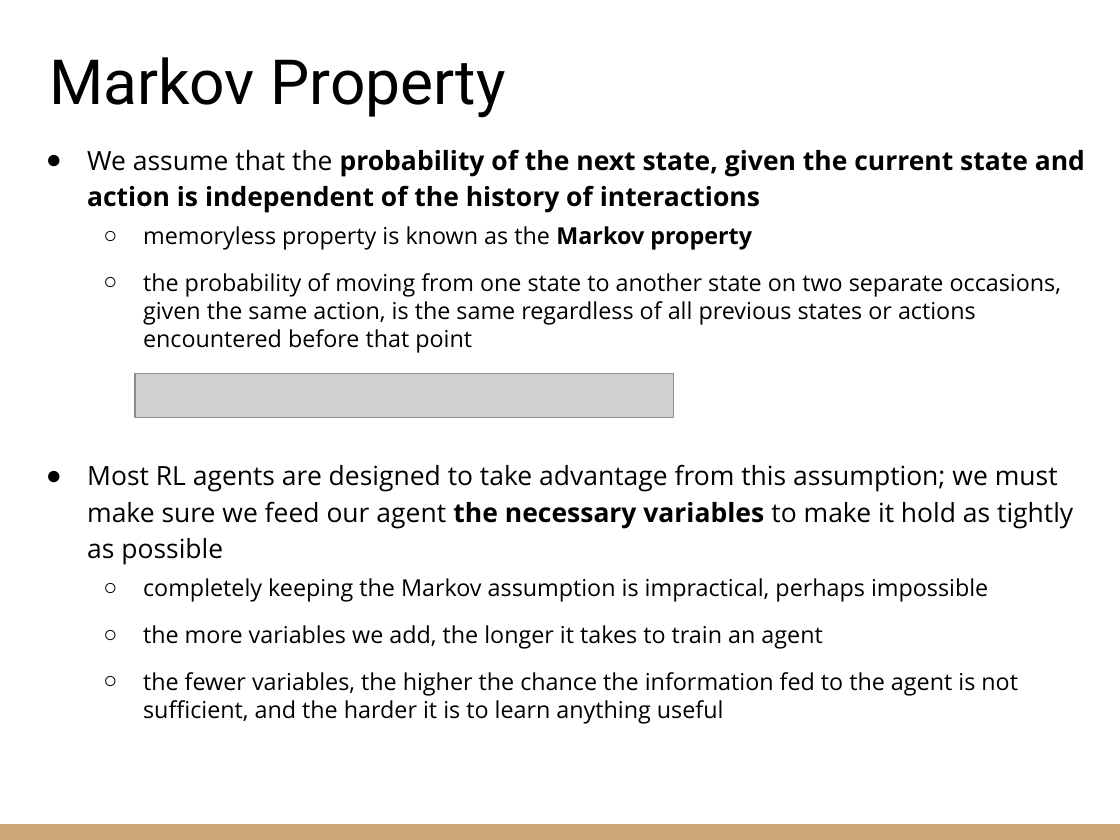
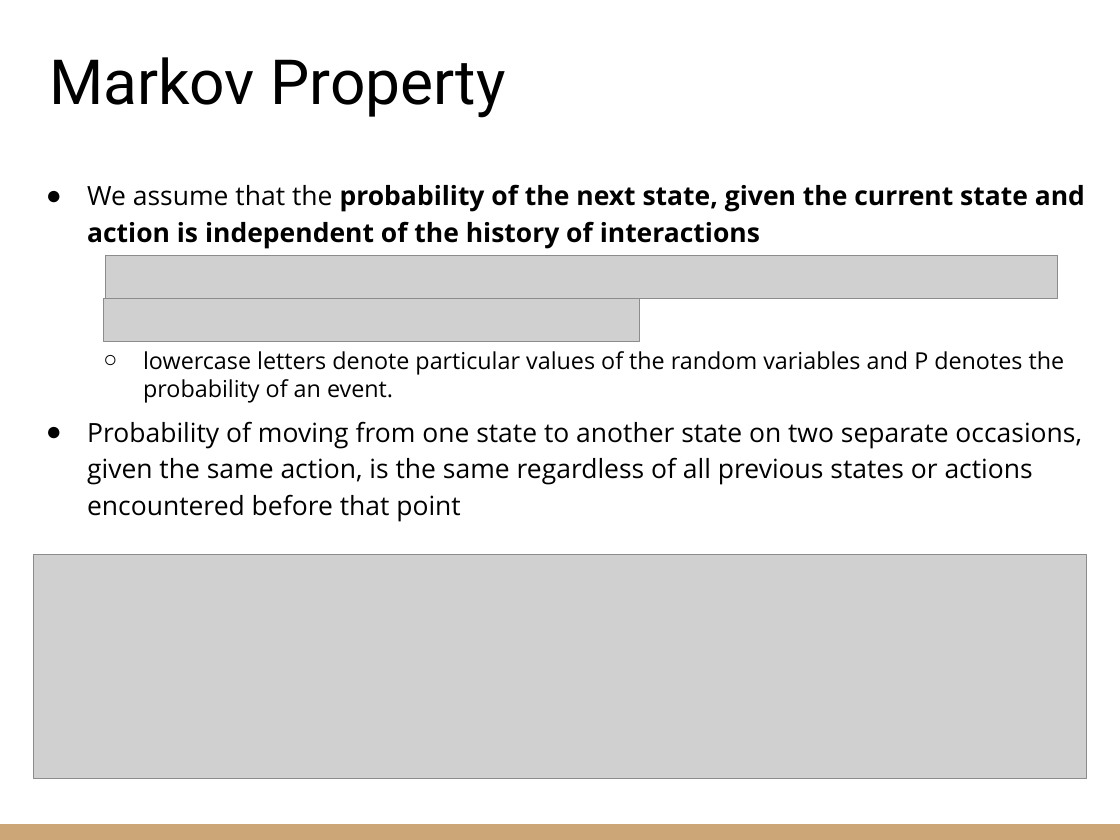
Before and after one commit to riccardoberta/reinforcement-learning, a slide deck: slide 15 of 02 - The RL Problem/slides.pptx (slide 14 before the commit). Drawn at 1120x840 pixels with LibreOffice and Linux fonts; fonts in the diff are those of the drawing; grey boxes stand for pictures. Boxes give left, top, right and bottom in pixels: in the first picture for what was removed or moved away, otherwise in the second. Text is boxed around its words. In the diff, an @@ line names an element or a change of style, - is before the commit and + after.

```diff
--- a/02 - The RL Problem/slides.pptx
+++ b/02 - The RL Problem/slides.pptx
@@ text "We assume that the probability ...": place and size @@
-text "We assume that the probability ..." at [87, 149, 1085, 724]
+text "We assume that the probability ..." at [87, 184, 1085, 522]
@@ picture added at [105, 255, 1057, 299] @@
@@ picture added at [103, 298, 640, 342] @@
@@ text at [87, 351, 1082, 522]: text changed; size 15 to 17 pt @@
-  ○ memoryless property is known as the Markov property
-  ○ the probability of moving from one state to another state on two separate occasions, given the same action, is the same regardless of all previous states or actions encountered before that point
-● Most RL agents are designed to take advantage from this assumption; we must make sure we feed our agent the necessary variables to make it hold as tightly as possible
-  ○ completely keeping the Markov assumption is impractical, perhaps impossible
-  ○ the more variables we add, the longer it takes to train an agent
-  ○ the fewer variables, the higher the chance the information fed to the agent is not sufficient, and the harder it is to learn anything useful
+  ○ lowercase letters denote particular values of the random variables and P denotes the probability of an event.
+● Probability of moving from one state to another state on two separate occasions, given the same action, is the same regardless of all previous states or actions encountered before that point
@@ picture removed at [136, 374, 674, 418] @@
@@ picture added at [34, 554, 1088, 778] @@
```
Also in this commit, not shown: 11 other slides changed, 10 slides added, 7 slides removed, 1 other file.
